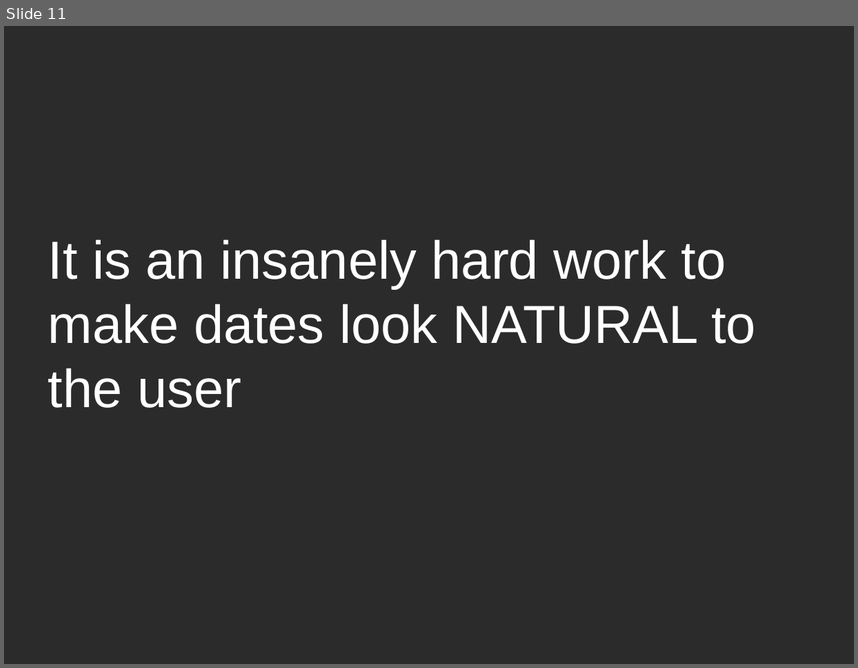
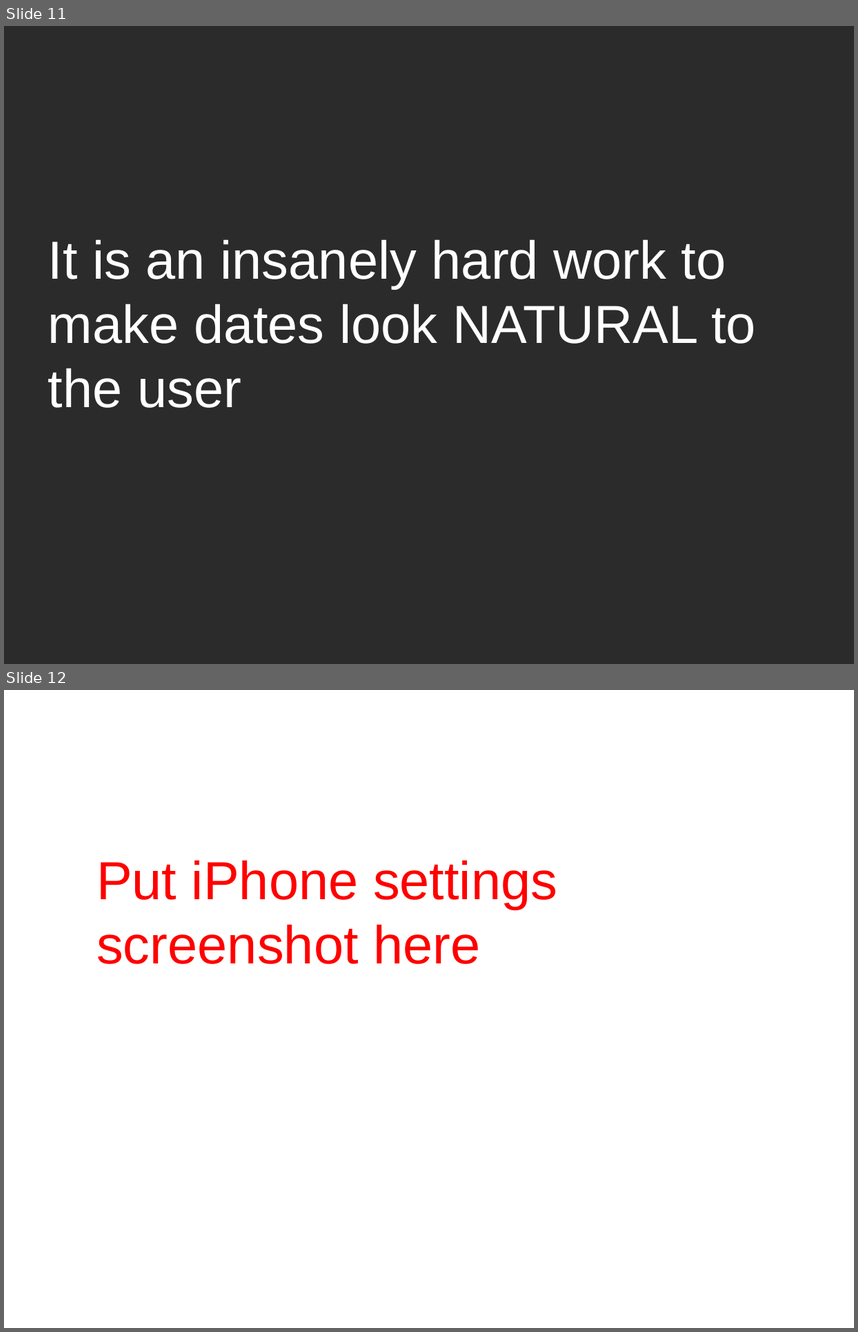
Before and after one commit to dodikk/ESLocale, a slide deck: article/slides/CalendarSqlite.odp. Shown one above the other, each under a label of ours: slide 11 before the commit, slides 11 and 12 after it. The pictures are 858x668 and 858x1332 pixels, drawn with LibreOffice and Linux fonts; fonts in the diff are those of the drawing; background and template pictures are left out; a plain dark background stands for a picture behind light text. Boxes give left, top, right and bottom in pixels: in the first picture for what was removed or moved away, otherwise in the second. Text is boxed around its words. In the diff, an @@ line names an element or a change of style, - is before the commit and + after.

```diff
--- a/article/slides/CalendarSqlite.odp
+++ b/article/slides/CalendarSqlite.odp
@@ slide 12 added at <box>4,690,854,1328</box>, background picture (left out) @@
@@ text added at <box>96,860,557,964</box>, 50 pt, text #FF0000 @@
+Put iPhone settings screenshot here
```
Also in this commit, not shown: 4 slides changed, 7 other slides added, 3 slides removed, 1 other file.
